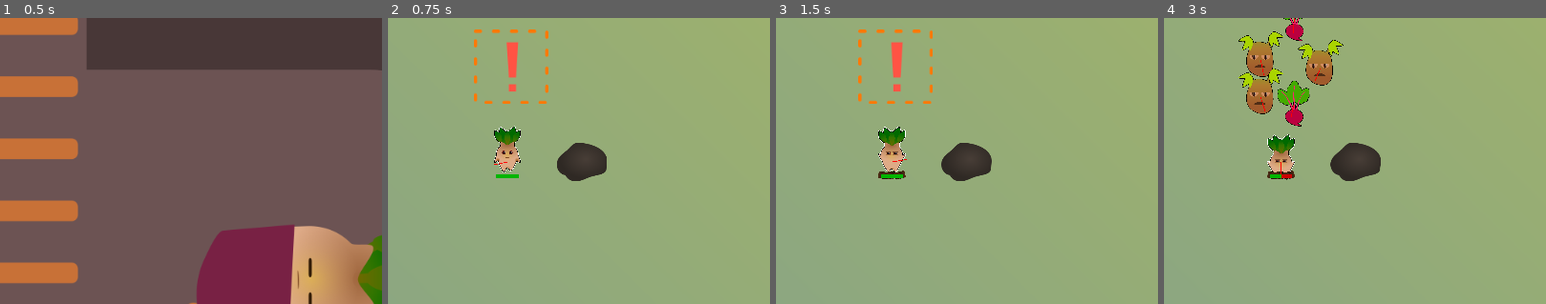
Above: before the commit, frames 1-4 (left to right).
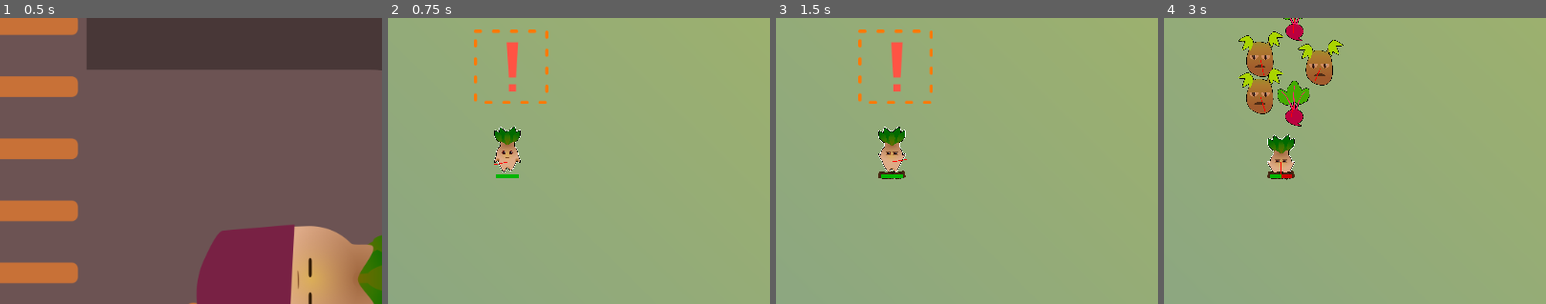
Above: after the commit, the same moments.

Repository: Zereijin/GGJ2023
Game: Godot game, scene res://main_menu/main_menu.tscn
Two runs of this game, one before a commit and one after it. Both use one fixed random seed, a clock stepped at 60 frames per second and the inputs below.
Inputs (mouse positions are % of the whole screen's width and height, from its top left):
- Up to frame 1 (0.5 s): no input
- Up to frame 2 (0.75 s): click "Play" at 0.5 s
- Up to frame 3 (1.5 s): tap Enter at 1.25 s; move the mouse to (72, 45) at 1.27 s; press the mouse at (72, 45) at 1.28 s; hold D (right) from 1.28 s (still down)
- Up to frame 4 (3 s): tap Space (shop) at 1.52 s; release D (right) at 2 s; release the mouse at (72, 45) at 2 s; click "Upgrade" at 2 s; click "Leave Shop" at 2.75 s
The pictures show only the part of the screen within x 34-84%, y 25-75%; the shares and areas given below are measured in that part.

Frame 1 is identical in both runs. In frame 2, 1.3% of the frame differs, in the area x 44-58%, y 43-57%; in frame 3, 1.3%, in the area x 43-57%, y 43-57%; in frame 4, 1.3%.

Commit message:
Delete test rock

Diff:
--- a/game/game.tscn
+++ b/game/game.tscn
@@ -1,8 +1,7 @@
-[gd_scene load_steps=17 format=3 uid="uid://cxstjq63yeytk"]
+[gd_scene load_steps=16 format=3 uid="uid://cxstjq63yeytk"]
 
 [ext_resource type="Texture2D" uid="uid://bqtry2d3nvsou" path="res://game/stage/sprites/fenced_area.png" id="1_hgw6i"]
 [ext_resource type="PackedScene" uid="uid://fsgx46hh0sib" path="res://game/player/player.tscn" id="1_tilxh"]
-[ext_resource type="PackedScene" uid="uid://bw4brs3qqy2w3" path="res://game/stage/rock.tscn" id="2_50ay1"]
 [ext_resource type="Script" path="res://game/resource_panel.gd" id="3_jgv3g"]
 [ext_resource type="PackedScene" uid="uid://cgwhfduesoojv" path="res://shop/shop_panel.tscn" id="3_xprnx"]
 [ext_resource type="Texture2D" uid="uid://cg5adf1v7n2yh" path="res://game/stage/sprites/fence_south.png" id="4_x4qaj"]
@@ -66,8 +65,6 @@
 [node name="CollisionShape2D" type="CollisionShape2D" parent="Garden/Objects/Walls/SouthWall"]
 shape = SubResource("RectangleShape2D_g6qmg")
 
-[node name="Test Rock" parent="Garden/Objects" instance=ExtResource("2_50ay1")]
-
 [node name="Player" parent="Garden/Objects" instance=ExtResource("1_tilxh")]
 projectile_attack_speed_level = 5
 
